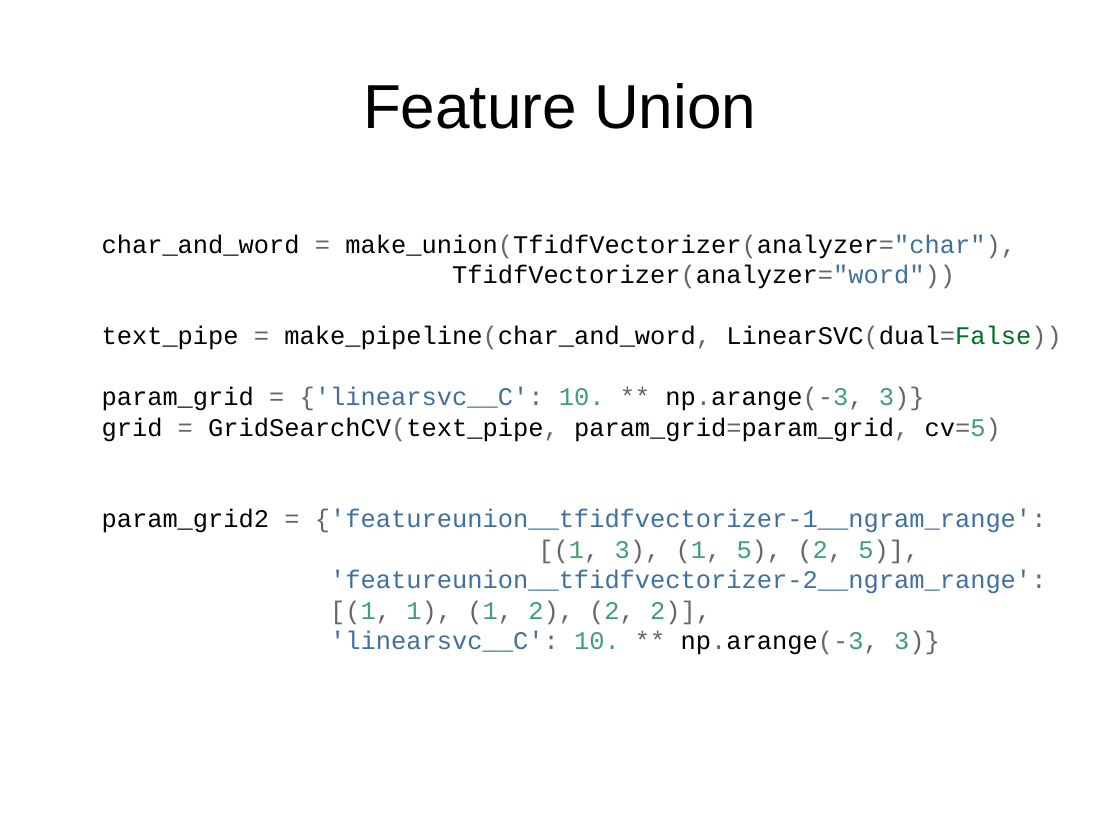
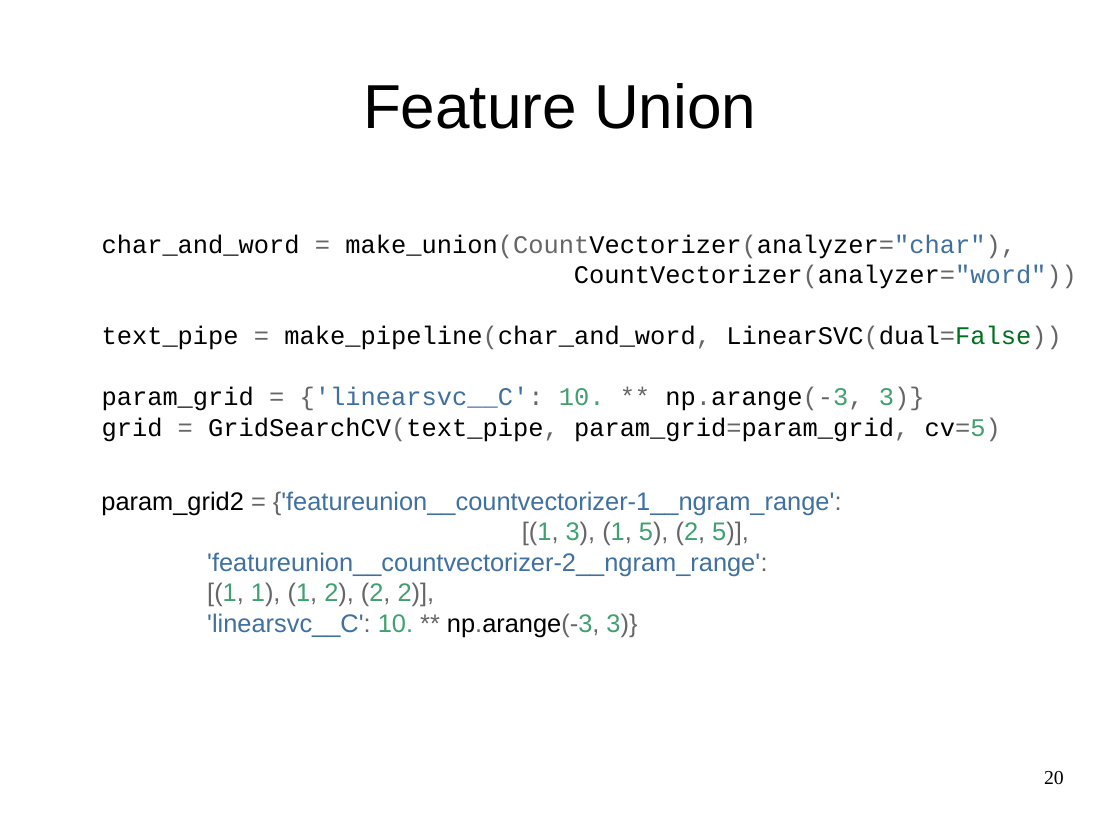
Before and after one commit to amueller/talks_odt, a slide deck: slide 20 of nyc-open-data-2015-andvanced-sklearn.odp (slide 23 before the commit). Drawn at 1120x840 pixels with LibreOffice and Linux fonts; fonts in the diff are those of the drawing. Boxes give left, top, right and bottom in pixels: in the first picture for what was removed or moved away, otherwise in the second. Text is boxed around its words. In the diff, an @@ line names an element or a change of style, - is before the commit and + after.

```diff
--- a/nyc-open-data-2015-andvanced-sklearn.odp
+++ b/nyc-open-data-2015-andvanced-sklearn.odp
@@ text at [102, 234, 1077, 289]: text changed @@
-char_and_word = make_union(TfidfVectorizer(analyzer="char"), TfidfVectorizer(analyzer="word"))
+char_and_word = make_union(CountVectorizer(analyzer="char"), CountVectorizer(analyzer="word"))
@@ text added at [101, 491, 842, 637], 18 pt, text #4070A0 @@
+param_grid2 = {'featureunion__countvectorizer-1__ngram_range':
+[(1, 3), (1, 5), (2, 5)],
+'featureunion__countvectorizer-2__ngram_range':
+[(1, 1), (1, 2), (2, 2)],
+'linearsvc__C': 10. ** np.arange(-3, 3)}
@@ text at [102, 508, 1047, 625]: paragraphs removed @@
-param_grid2 = {'featureunion__tfidfvectorizer-1__ngram_range':
-[(1, 3), (1, 5), (2, 5)],
-'featureunion__tfidfvectorizer-2__ngram_range':
-[(1, 1), (1, 2), (2, 2)],
-'linearsvc__C': 10. ** np.arange(-3, 3)}
@@ page number added at [1044, 771, 1064, 785], 14 pt, text #000000 @@
+20
```
Also in this commit, not shown: 58 other slides changed, 1 slide added, 5 slides removed.
